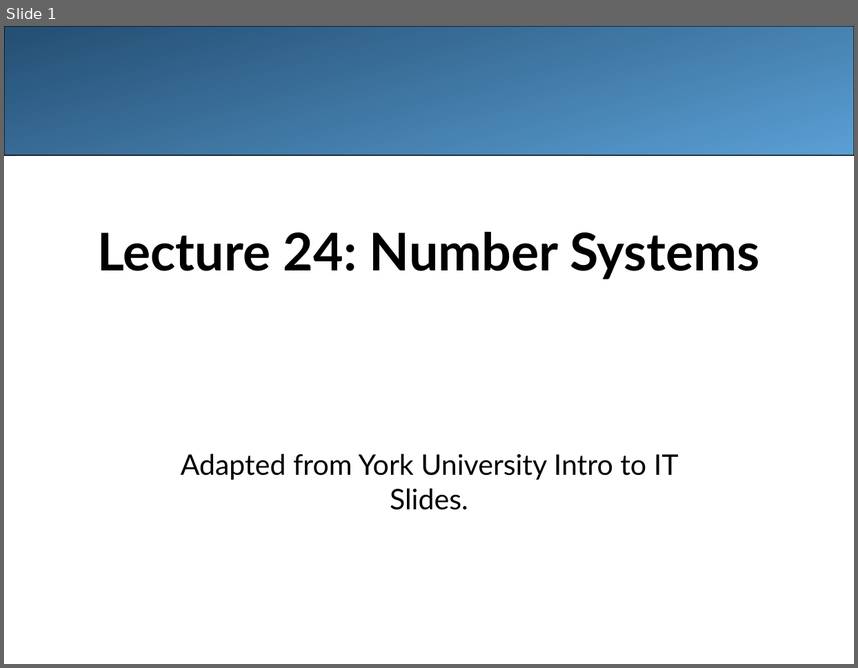
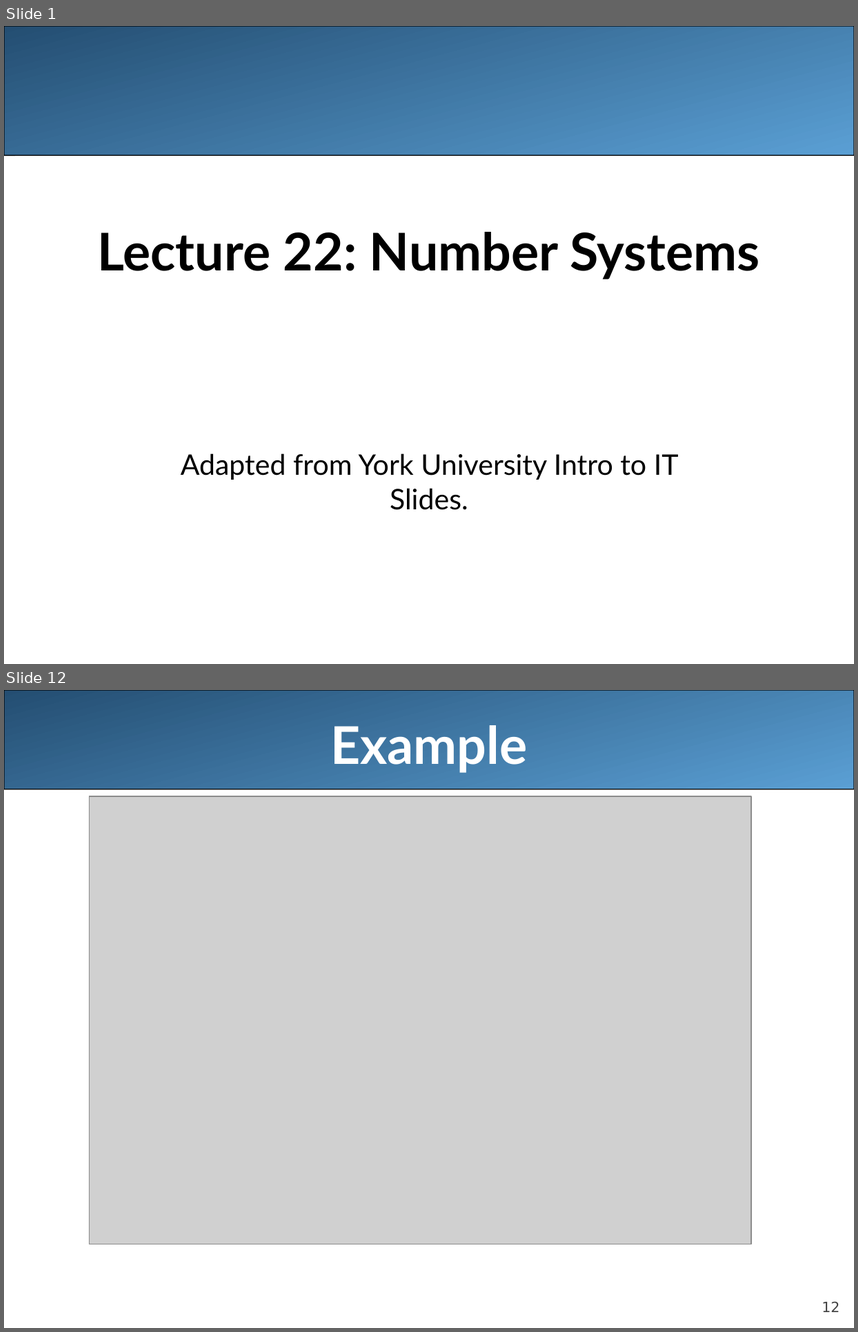
Before and after one commit to LongBaoNguyen/longbaonguyen.github.io, a slide deck: courses/apcsa/lecture22.ppt. Shown one above the other, each under a label of ours: slide 1 before the commit, slides 1 and 12 after it; the slides between them are not shown. The pictures are 858x668 and 858x1332 pixels, drawn with LibreOffice and Linux fonts; fonts in the diff are those of the drawing; grey boxes stand for pictures. Boxes give left, top, right and bottom in pixels: in the first picture for what was removed or moved away, otherwise in the second. Text is boxed around its words. In the diff, an @@ line names an element or a change of style, - is before the commit and + after.

```diff
--- a/courses/apcsa/lecture22.ppt
+++ b/courses/apcsa/lecture22.ppt
@@ slide 12 added at <box>4,690,854,1328</box>, background #FFFFFF @@
@@ rounded rectangle added at <box>4,690,854,789</box>, fill gradient #244E72 to #5A9FD4, outline #000000 0.74 pt @@
@@ title added at <box>330,725,527,773</box>, 44 pt, text #FFFFFF, bold @@
+Example
@@ picture added at <box>89,796,751,1243</box> @@
@@ page number added at <box>822,1301,840,1312</box>, 12 pt, text #424242 @@
+12
@@ slide 1 changed as well @@
@@ title at <box>97,232,760,279</box>: text changed @@
-Lecture 24: Number Systems
+Lecture 22: Number Systems
```
Also in this commit, not shown: 27 other slides added, 21 slides removed, 1 other file.
